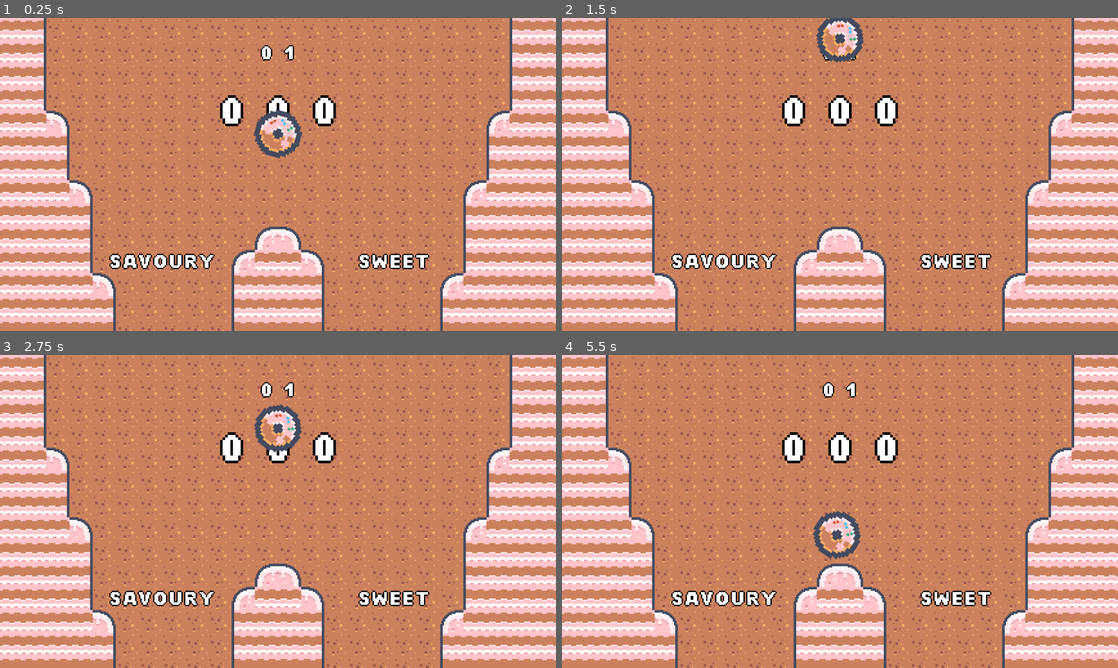
Above: before the commit, frames 1-4 (two rows, left to right).
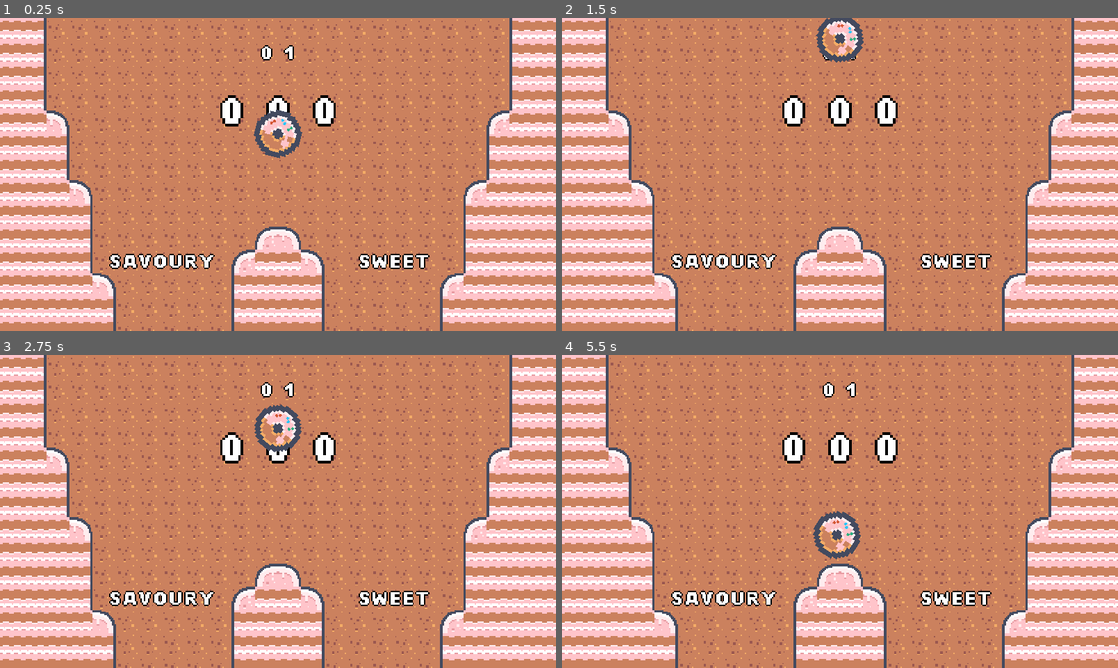
Above: after the commit, the same moments.

Repository: JakeDaSpud/kenney-jam-2024
Game: Godot game, scene res://Scenes/main_game.tscn
Same seed, same stepped clock (60 frames per second), same inputs: the game is played once before the commit and once after it.
Inputs (mouse positions are in pixels of both pictures, inside the frame that each line leads up to):
- Up to frame 1 (0.25 s): no input
- Up to frame 2 (1.5 s): move the mouse to (840, 133) at 0.52 s; click (840, 133) at 0.67 s; move the mouse to (728, 190) at 1.27 s; click (728, 190) at 1.42 s
- Up to frame 3 (2.75 s): move the mouse to (333, 442) at 2.02 s; click (333, 442) at 2.17 s
- Up to frame 4 (5.5 s): move the mouse to (812, 574) at 2.77 s; click (812, 574) at 2.92 s; move the mouse to (1006, 558) at 3.52 s; click (1006, 558) at 3.67 s; tap Enter at 4.25 s; move the mouse to (673, 464) at 4.27 s; click (673, 464) at 4.42 s; move the mouse to (867, 511) at 5.02 s; click (867, 511) at 5.17 s

The runs differ from the first frame. In frame 1, 3.1% of the frame differs, in the area x 0-100%, y 0-100%; in frame 2, 3.1%; in frame 3, 3.1%; in frame 4, 3.2%.

Commit message:
:white_check_mark: Web Build 0.04 is first Public build

Diff:
--- a/project.godot
+++ b/project.godot
@@ -20,10 +20,8 @@
 
 window/size/viewport_width=864
 window/size/viewport_height=486
-window/size/mode=2
-window/stretch/mode="viewport"
-window/stretch/aspect="ignore"
-window/vsync/vsync_mode=0
+window/stretch/mode="canvas_items"
+window/vsync/vsync_mode=2
 
 [rendering]
 
Binary file added: Web_Builds/Test_0.03/index.apple-touch-icon.png
Not shown, added: Web_Builds/Test_0.03/index.apple-touch-icon.png.import
Binary file added: Web_Builds/Test_0.03/index.icon.png
Not shown, added: Web_Builds/Test_0.03/index.icon.png.import
Binary file added: Web_Builds/Test_0.03/index.png
Not shown, added: Web_Builds/Test_0.03/index.png.import
Binary file added: Web_Builds/Web_0.04/index.apple-touch-icon.png
Not shown, added: Web_Builds/Web_0.04/index.apple-touch-icon.png.import
Binary file added: Web_Builds/Web_0.04/index.icon.png
Not shown, added: Web_Builds/Web_0.04/index.icon.png.import
Binary file added: Web_Builds/Web_0.04/index.png
Not shown, added: Web_Builds/Web_0.04/index.png.import
(and 13 more such lines)
